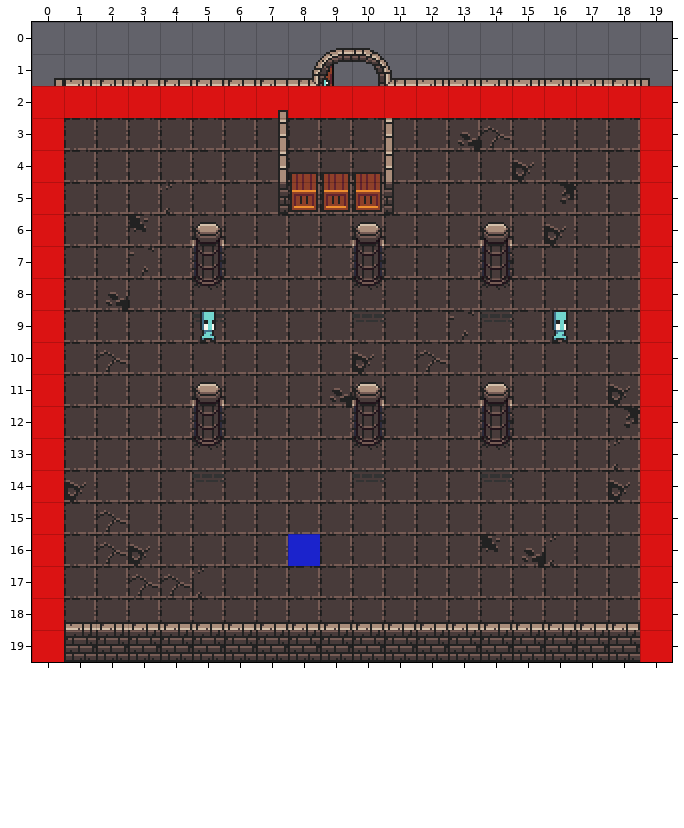
Level history. Tiled map: levels/level_data/test_room.tmx. Above, as it was before the edit.
Cells are 64x64 px. Shown: x 0..19, y 0..19.
New version:
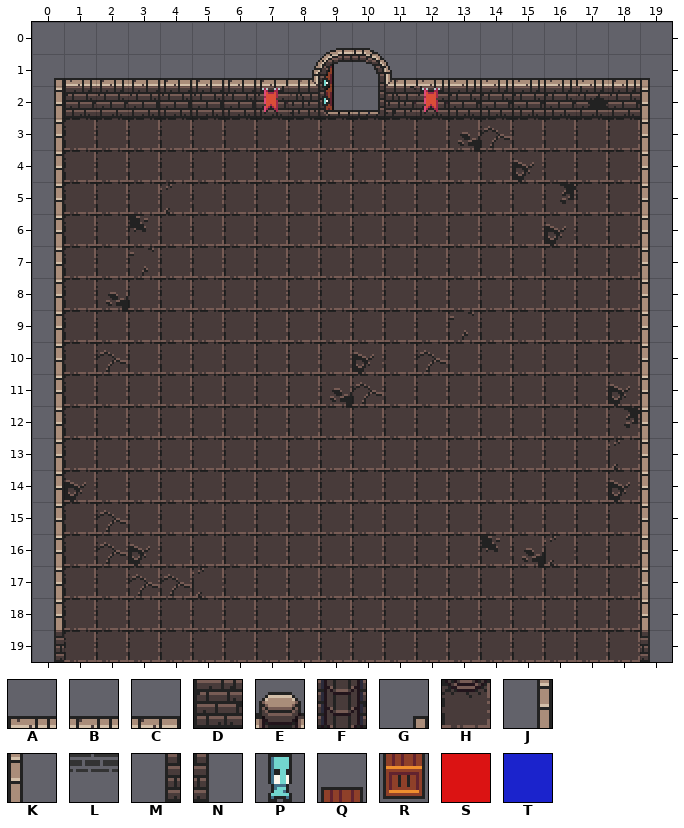
Key: from "scaledTileSet": A 1, B 2, C 3, D 33, E 166, F 198, G 224, H 230, J 256, K 257, L 262, M 288, N 289, P 315, Q 594, R 626; from "utility_blocks": S 0 "blocked_path", T 1 "player_spawn".
_ is an empty cell, # one hidden under a higher layer.
Edits made:
Layer "floor_blocks" (now hidden):
y 2: x 0..19 SSSSSSSSSSSSSSSSSSSS -> ____________________
y 3..18: x 0 S -> _; x 19 S -> _
y 19: x 0..19 S##################S -> ____________________
Layer "columns_bottom_wall" (now hidden):
y 2: x 7 G -> _
y 3..4: x 7 J -> _; x 11 K -> _
y 5: x 7 M -> _; x 11 N -> _
y 6: x 5 E -> _; x 10 E -> _; x 14 E -> _
y 7: x 5 F -> _; x 10 F -> _; x 14 F -> _
y 8: x 5 H -> _; x 10 H -> _; x 14 H -> _
y 9: x 5 L -> _; x 10 L -> _; x 14 L -> _
y 11: x 5 E -> _; x 10 E -> _; x 14 E -> _
y 12: x 5 F -> _; x 10 F -> _; x 14 F -> _
y 13: x 5 H -> _; x 10 H -> _; x 14 H -> _
y 14: x 5 L -> _; x 10 L -> _; x 14 L -> _
y 18: x 1..18 ABCCCCCCCCCCCCCCCC -> __________________
y 19: x 1..18 DDDDDDDDDDDDDDDDDD -> __________________
Layer "Boxes" (now hidden):
y 4: x 8..10 QQQ -> ___
y 5: x 8..10 RRR -> ___
Layer "player" (now hidden):
y 16: x 8 T -> _
Layer "enemy" (now hidden):
y 9: x 5 P -> _; x 16 P -> _
Where, in picture pixels (left, top, right, bottom), the same in both pictures:
removed: (32, 86, 672, 662)
